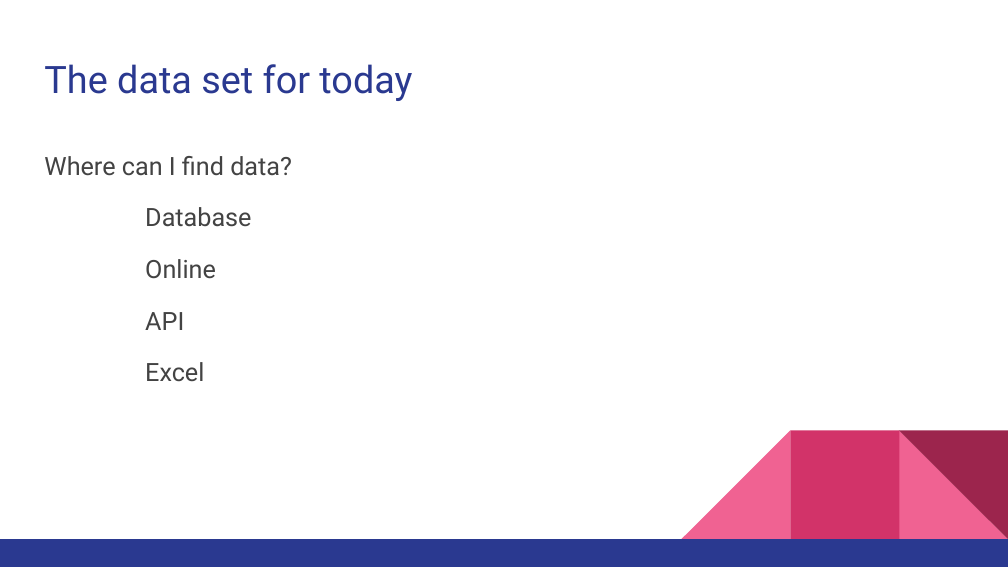
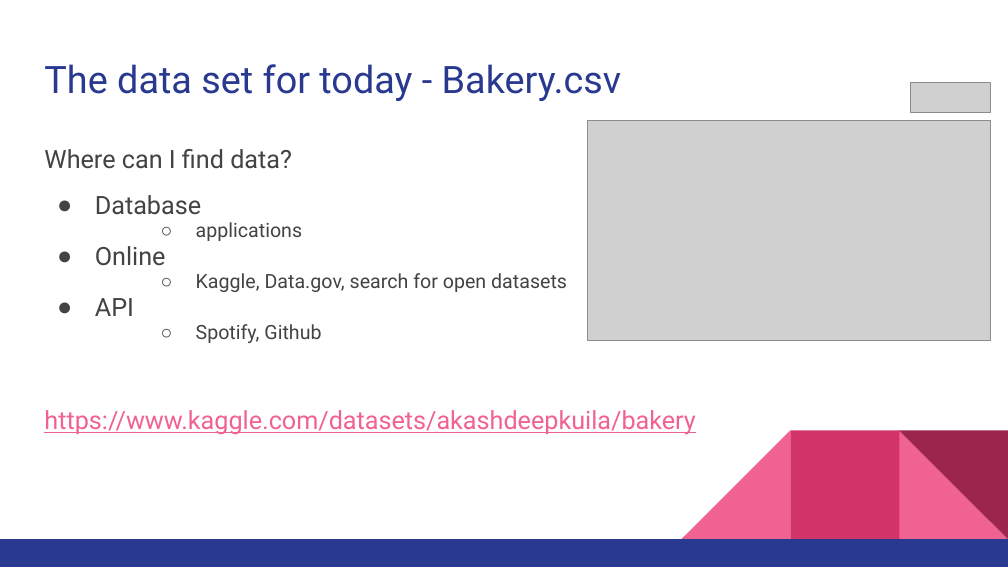
Before and after one commit to ovando-lulu/2022-tech-intersections-python, a slide deck: slide 9 of Python Libraries for Data Analysis and Visualization.pptx. Drawn at 1008x567 pixels with LibreOffice and Linux fonts; fonts in the diff are those of the drawing; grey boxes stand for pictures. Boxes give left, top, right and bottom in pixels: in the first picture for what was removed or moved away, otherwise in the second. Text is boxed around its words. In the diff, an @@ line names an element or a change of style, - is before the commit and + after.

```diff
--- a/Python Libraries for Data Analysis and Visualization.pptx
+++ b/Python Libraries for Data Analysis and Visualization.pptx
@@ title at box(44, 64, 622, 101): text changed @@
-The data set for today
+The data set for today - Bakery.csv
@@ picture added at box(910, 83, 991, 113) @@
@@ text at box(44, 149, 292, 215): line spacing 1.15 to 0.95; bullet none to ●; less space between paragraphs @@
@@ picture added at box(588, 121, 990, 341) @@
@@ text at box(196, 222, 303, 241): paragraph added @@
+  ○ applications
@@ text at box(196, 273, 567, 292): paragraph added @@
+  ○ Kaggle, Data.gov, search for open datasets
@@ text at box(44, 324, 695, 435): text changed; text colour #434343 to #F06292 @@
-Excel
+  ○ Spotify, Github
+https://www.kaggle.com/datasets/akashdeepkuila/bakery
```
Also in this commit, not shown: 7 other slides changed, 1 slide added, 2 slides removed.
